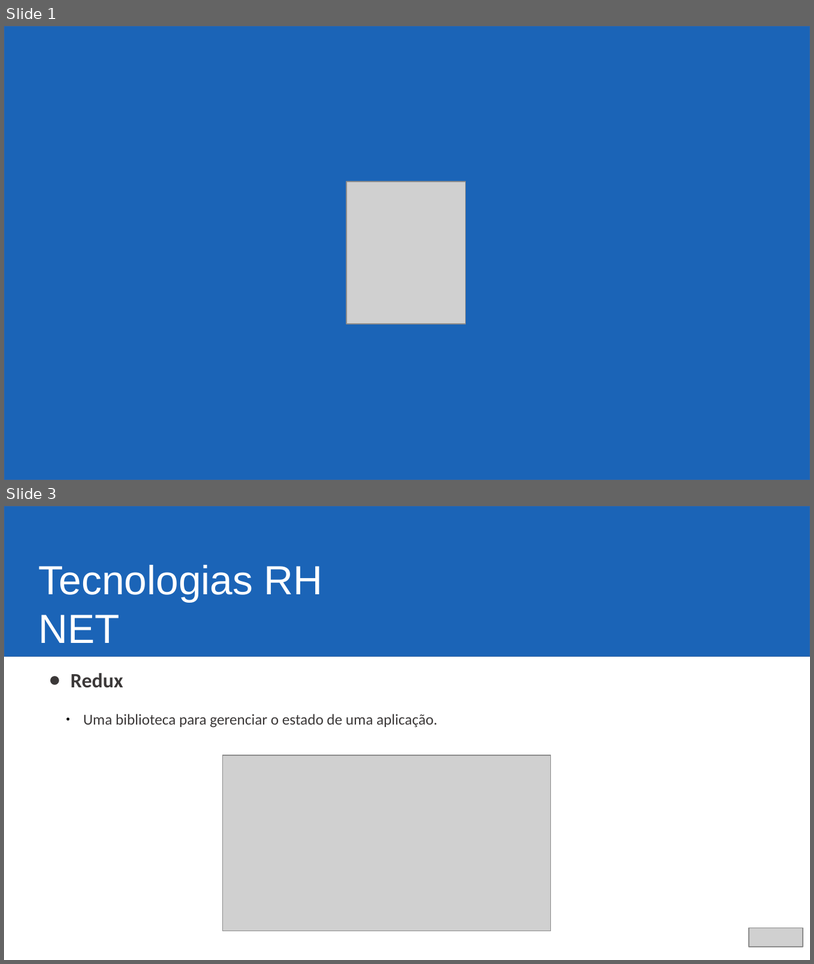
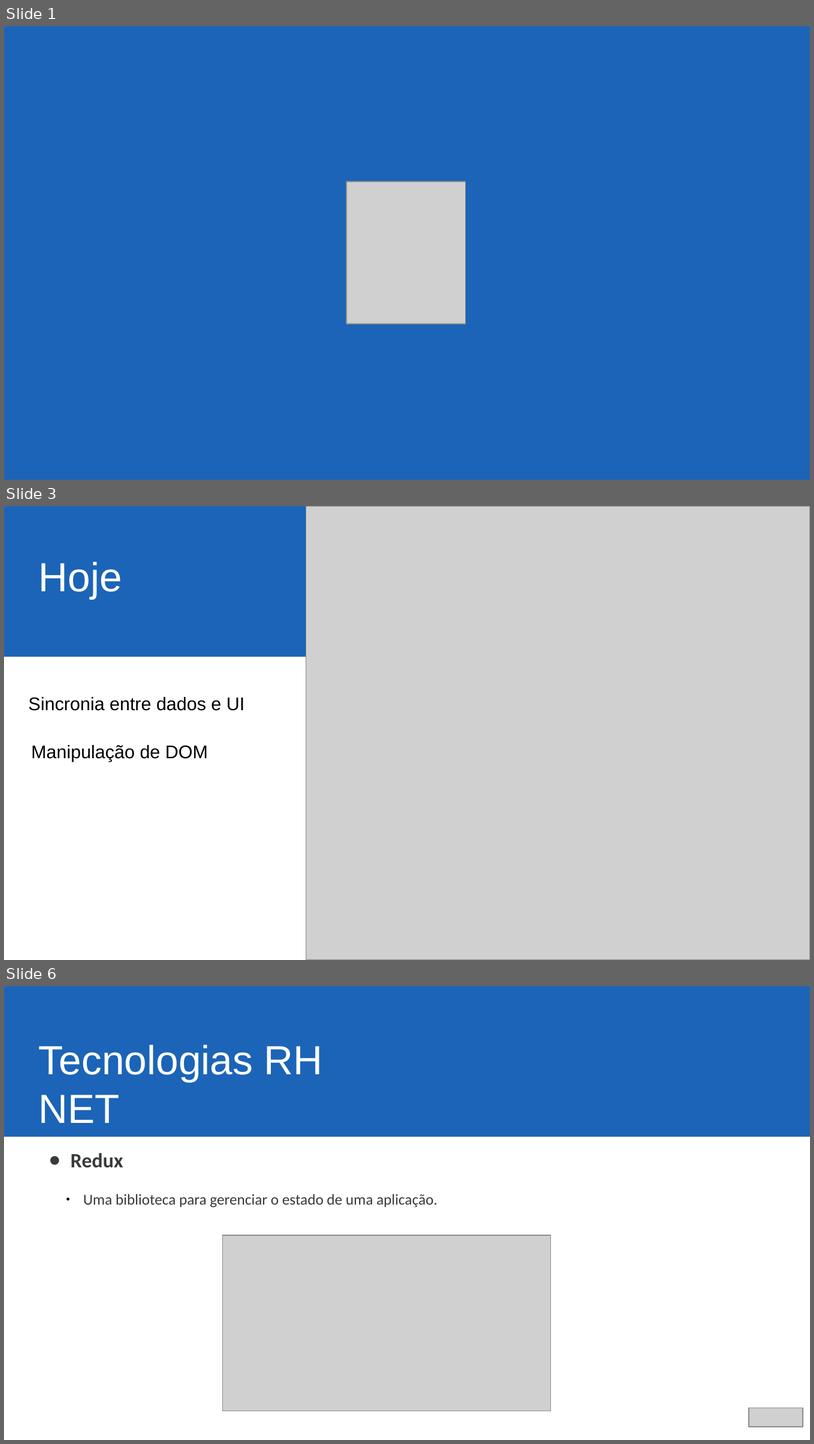
Before and after one commit to ericjrsilva/meetup-react-tests, a slide deck: apresentacao.odp. Shown one above the other, each under a label of ours: slides 1 and 3 before the commit, slides 1, 3 and 6 after it; the slides between them are not shown. The pictures are 814x964 and 814x1444 pixels, drawn with LibreOffice and Linux fonts; fonts in the diff are those of the drawing; grey boxes stand for pictures; background and template pictures are left out. Boxes give left, top, right and bottom in pixels: in the first picture for what was removed or moved away, otherwise in the second. Text is boxed around its words. In the diff, an @@ line names an element or a change of style, - is before the commit and + after.

```diff
--- a/apresentacao.odp
+++ b/apresentacao.odp
@@ slide 3 added at bbox=[4, 506, 810, 960], background #FFFFFF @@
@@ rectangle added at bbox=[4, 506, 810, 656], fill #1B64B7, outline #3465A4 0 pt @@
@@ picture added at bbox=[306, 506, 810, 960] @@
@@ text added at bbox=[39, 562, 122, 599], 40 pt, text #FFFFFF @@
+Hoje
@@ text added at bbox=[29, 697, 245, 711], 18 pt, text #000000 @@
+Sincronia entre dados e UI
@@ text added at bbox=[31, 745, 208, 762], 18 pt, text #000000 @@
+Manipulação de DOM
@@ what was slide 3 is now slide 6 @@
```
Also in this commit, not shown: 1 slide changed, 2 other slides added, 1 other file.
